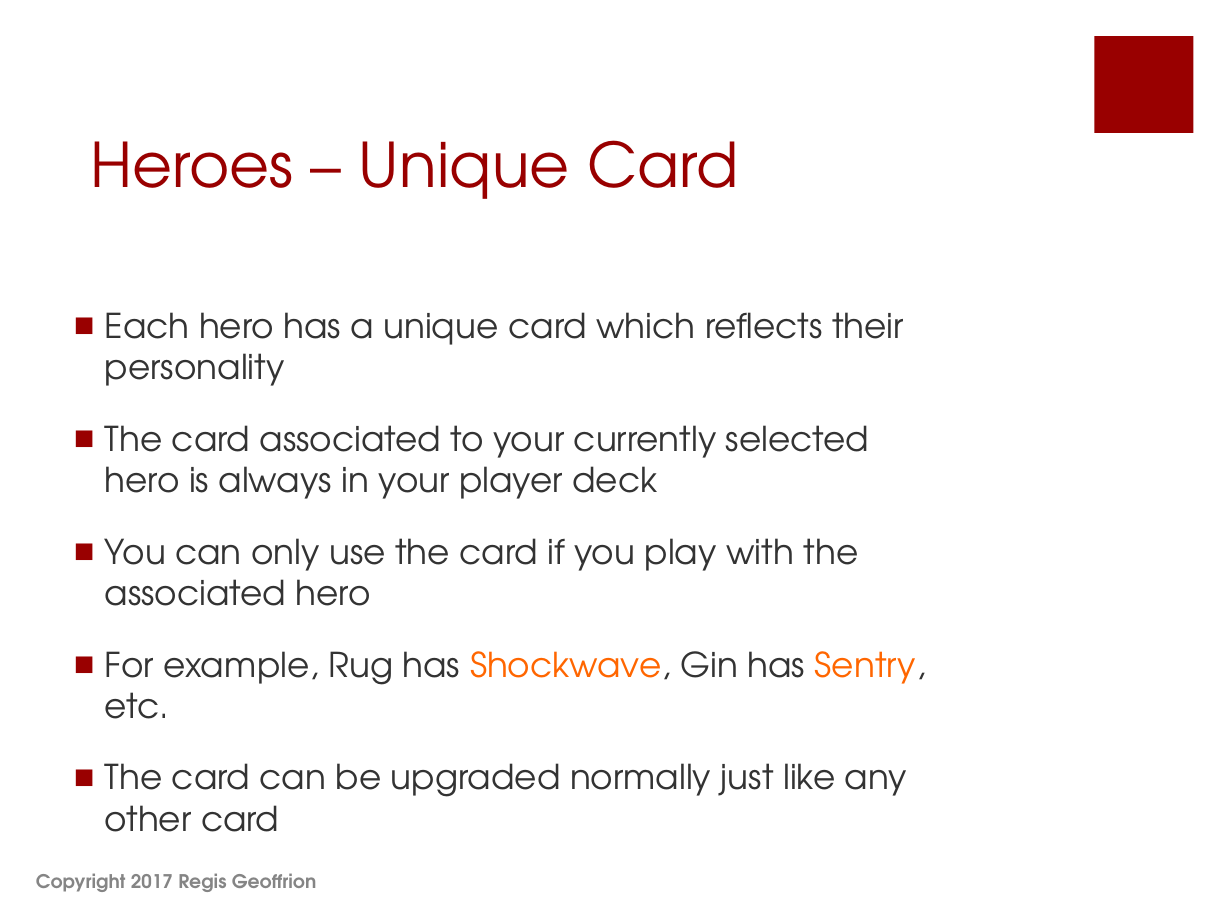
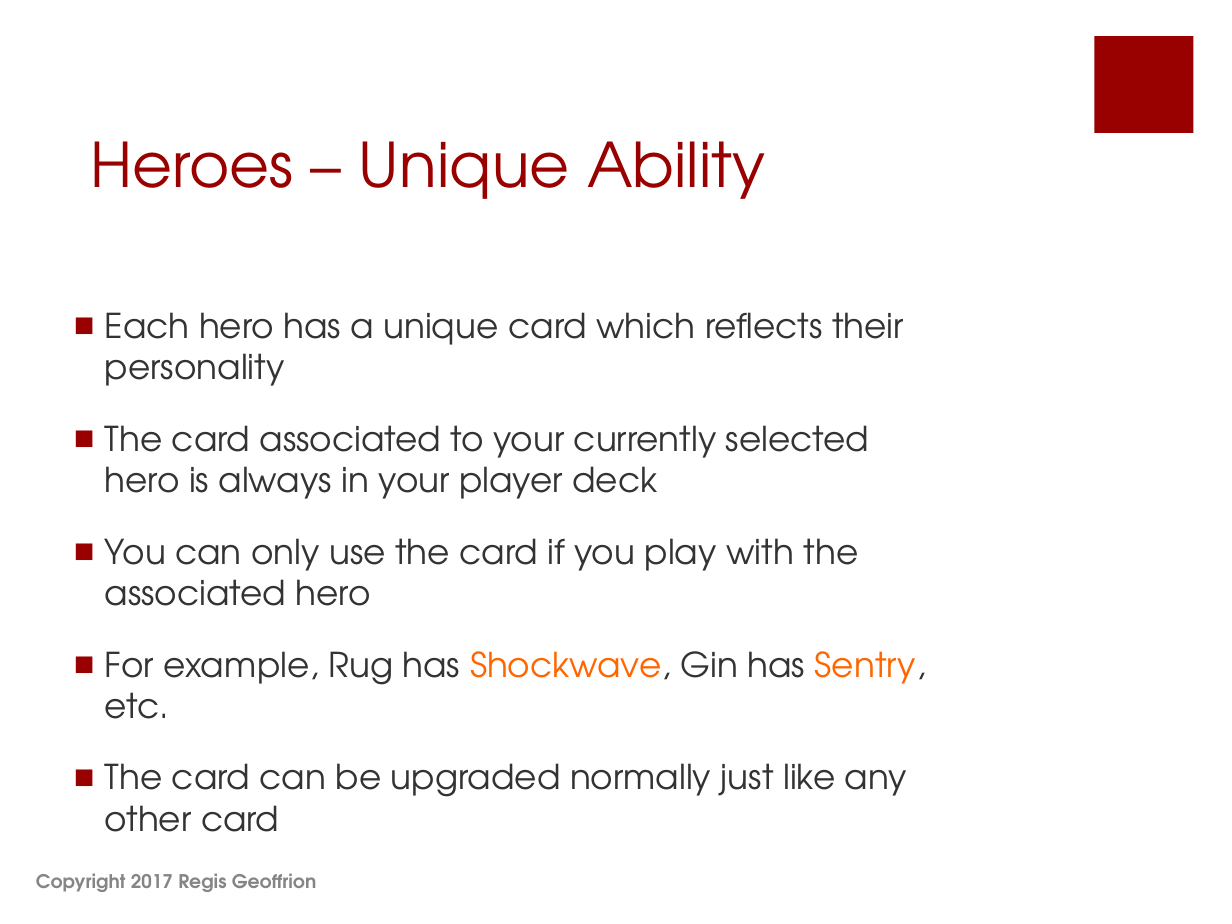
Before and after one commit to shahbazGamedev/Hero-s-Run, a slide deck: slide 18 of Documents/Earth Alone.pptx. Drawn at 1232x924 pixels with LibreOffice and Linux fonts; fonts in the diff are those of the drawing. Boxes give left, top, right and bottom in pixels: in the first picture for what was removed or moved away, otherwise in the second. Text is boxed around its words. In the diff, an @@ line names an element or a change of style, - is before the commit and + after.

```diff
--- a/Documents/Earth Alone.pptx
+++ b/Documents/Earth Alone.pptx
@@ title at (91,141,765,199): text changed @@
-Heroes – Unique Card
+Heroes – Unique Ability
```
Also in this commit, not shown: 6 other slides changed.
